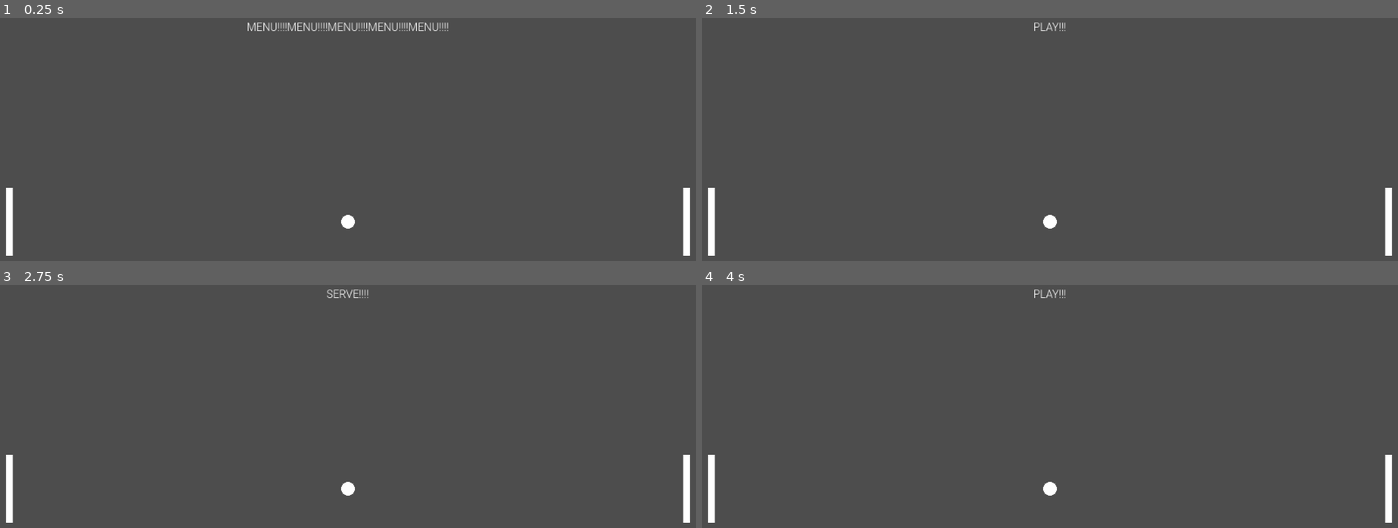
Above: before the commit, frames 1-4 (two rows, left to right).
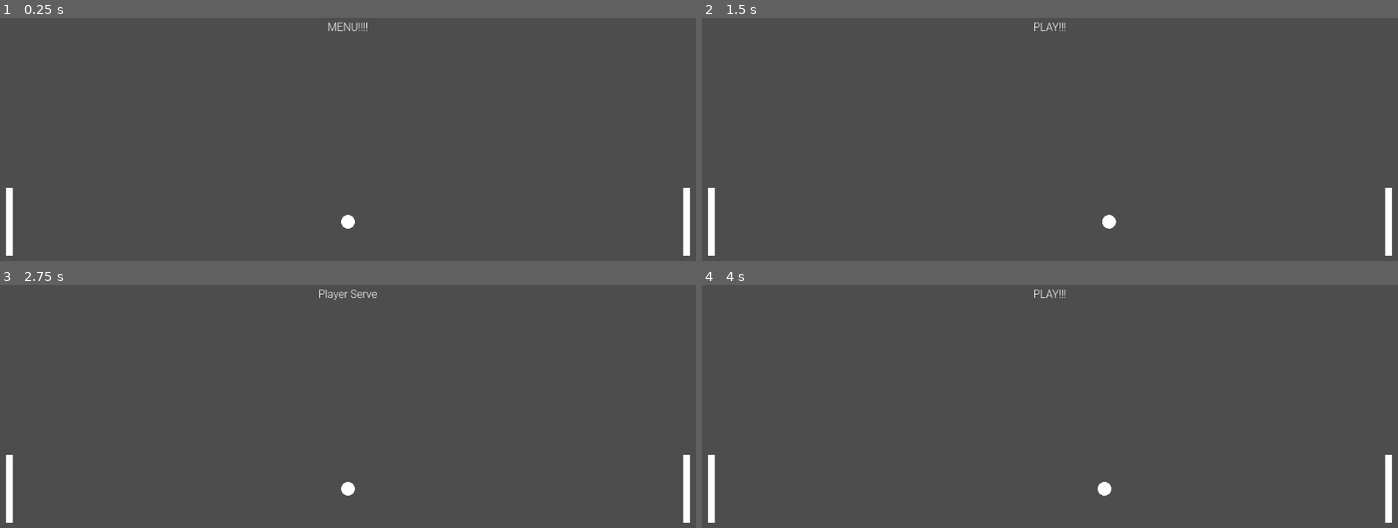
Above: after the commit, the same moments.

Repository: KobyS82/Pong-Remake
Game: Godot game, scene res://pong-03/node_2d.tscn
The game is run twice, just before and just after one commit, with the same random seed, the same clock (stepped at 60 frames per second) and the same inputs.
Inputs:
- Up to frame 1 (0.25 s): no input
- Up to frame 2 (1.5 s): tap Enter at 0.5 s; tap Space at 0.77, 1.25 s
- Up to frame 3 (2.75 s): tap Space at 1.52 s; tap Enter at 2 s
- Up to frame 4 (4 s): tap Space at 2.75, 3.02, 3.77 s; tap Enter at 3.5 s

The runs differ from the first frame. In frame 1, 0.4% of the frame differs, in the area x 35-65%, y 1-6%; in frame 2, 0.2%; in frame 3, 0.2%; in frame 4, 0.2%.

Commit message:
added serve turns and basic ball movement

Diff:
--- a/pong-03/pong.gd
+++ b/pong-03/pong.gd
@@ -32,8 +32,9 @@
 var heightFont
 var stringValue = "Hello World!"
 
-# ballvariable
-@onready var ballPosition = Vector2(halfScreenWidth,halfScreenHeight)
+# ball variable
+@onready var startingBallPosition = Vector2(halfScreenWidth,halfScreenHeight)
+@onready var ballPosition = startingBallPosition
 
 # player paddle
 @onready var playerPosition = Vector2(paddlePadding, halfScreenHeight - halfPaddleHeight)
@@ -51,6 +52,10 @@
 const MAX_KEY_TIME = 0.3
 var deltaKeyPress = RESET_DELTA_KEY
 
+# ball speed
+var startingSpeed = Vector2(400.0,0.0)
+var ballSpeed = -startingSpeed
+
 func _ready() -> void:
 	#print(get_tree().get_root().size)
 	font.font_data = robotoFile
@@ -65,13 +70,22 @@
 
 	match currentGameState:
 		GAME_STATE.MENU:
-			changeString("MENU!!!!MENU!!!!MENU!!!!MENU!!!!MENU!!!!")
+			changeString("MENU!!!!")
 			if(Input.is_key_pressed(KEY_SPACE) and
 			deltaKeyPress > MAX_KEY_TIME):
 				currentGameState = GAME_STATE.SERVE
 				deltaKeyPress = RESET_DELTA_KEY
 		GAME_STATE.SERVE:
-			changeString("SERVE!!!!")
+			ballPosition = startingBallPosition
+
+			if isPlayerServe:
+				ballSpeed = startingSpeed
+				changeString("Player Serve")
+
+			if !isPlayerServe:
+				ballSpeed = -startingSpeed
+				changeString("Ai Serve")
+
 			if(Input.is_key_pressed(KEY_SPACE)and
 			deltaKeyPress > MAX_KEY_TIME):
 				currentGameState = GAME_STATE.PLAY
@@ -82,6 +96,20 @@
 			deltaKeyPress > MAX_KEY_TIME):
 				currentGameState = GAME_STATE.SERVE
 				deltaKeyPress = RESET_DELTA_KEY
+
+			ballPosition += ballSpeed * delta
+
+			if ballPosition.x <= 0:
+				currentGameState = GAME_STATE.SERVE
+				deltaKeyPress = RESET_DELTA_KEY
+				isPlayerServe = true
+
+			if ballPosition.x >= screenWidth:
+				currentGameState = GAME_STATE.SERVE
+				deltaKeyPress = RESET_DELTA_KEY
+				isPlayerServe = false
+
+			queue_redraw()
 
 func _draw() -> void:
 	setStartingPosition()
